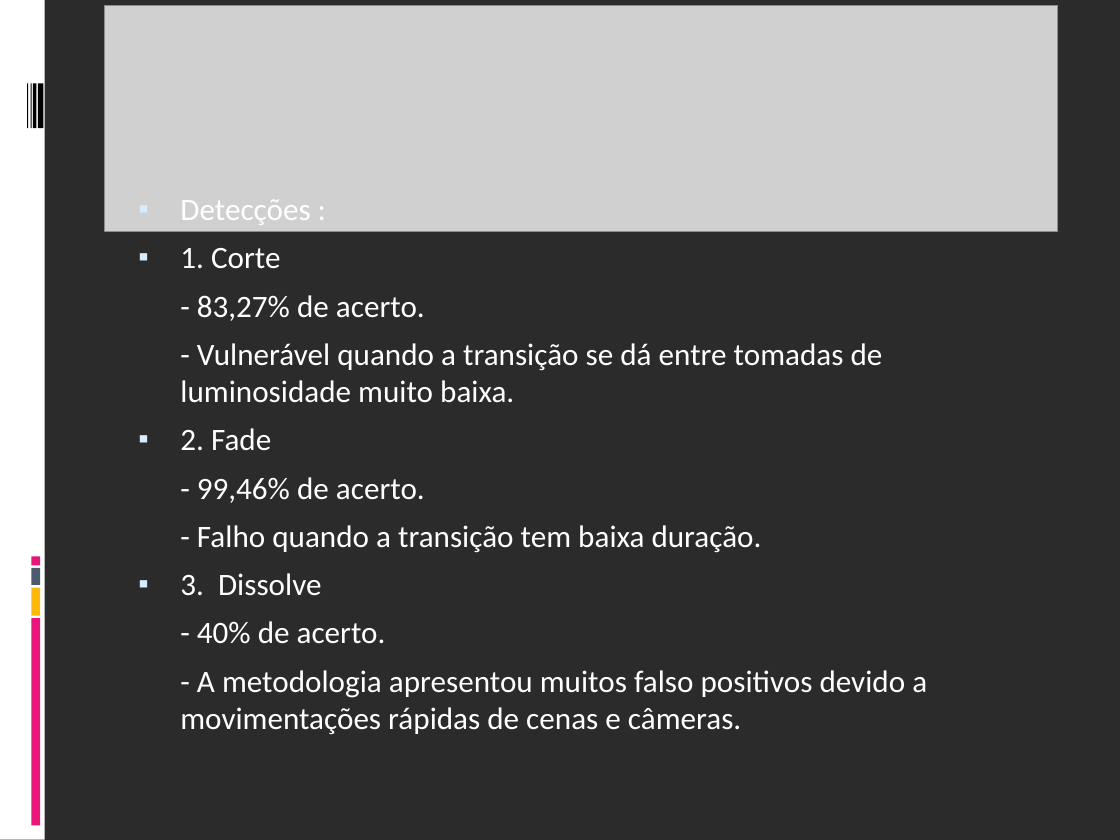
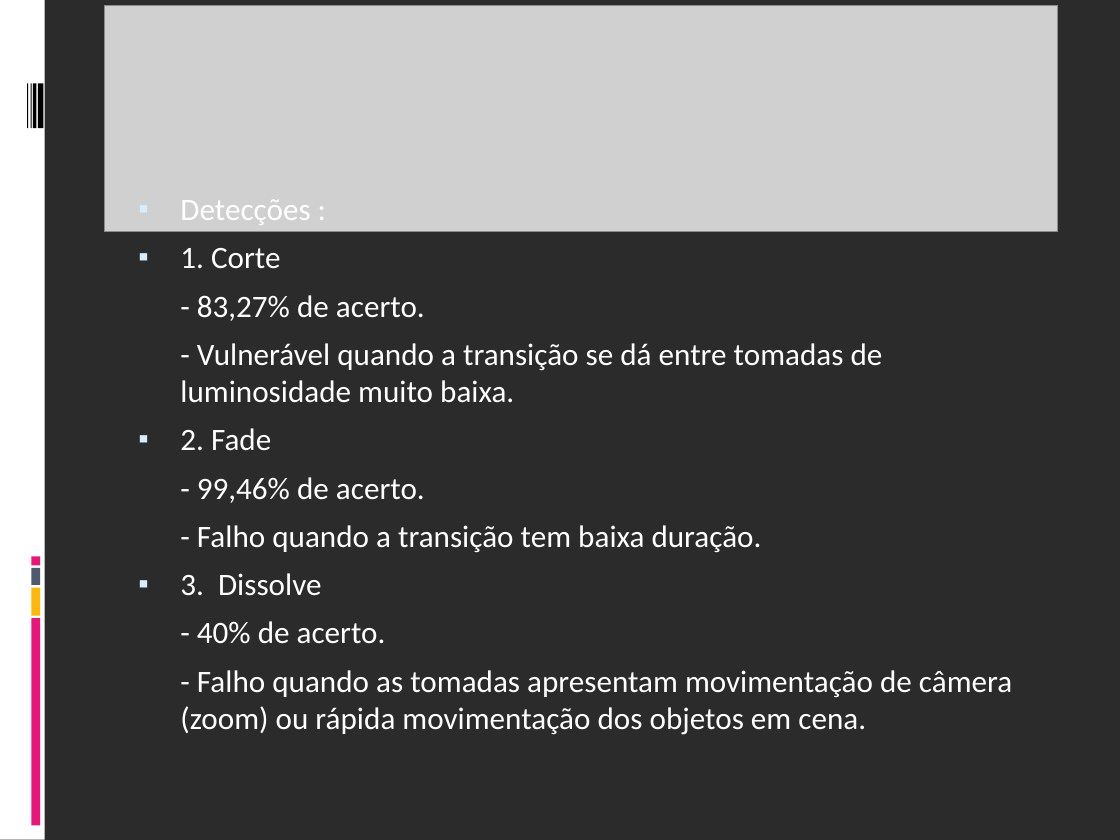
Before and after one commit to fabriciols/m-fit, a slide deck: slide 9 of DOCS/Apresentação/Apresentação_Final.ppt. Drawn at 1120x840 pixels with LibreOffice and Linux fonts; fonts in the diff are those of the drawing; grey boxes stand for pictures; background and template pictures are left out; a plain dark background stands for a picture behind light text. Boxes give left, top, right and bottom in pixels: in the first picture for what was removed or moved away, otherwise in the second. Text is boxed around its words. In the diff, an @@ line names an element or a change of style, - is before the commit and + after.

Commit message:
fim!

```diff
--- a/DOCS/Apresentação/Apresentação_Final.ppt
+++ b/DOCS/Apresentação/Apresentação_Final.ppt
@@ text at box(180, 670, 1012, 735): text changed @@
-- A metodologia apresentou muitos falso positivos devido a movimentações rápidas de cenas e câmeras.
+- Falho quando as tomadas apresentam movimentação de câmera (zoom) ou rápida movimentação dos objetos em cena.
```
